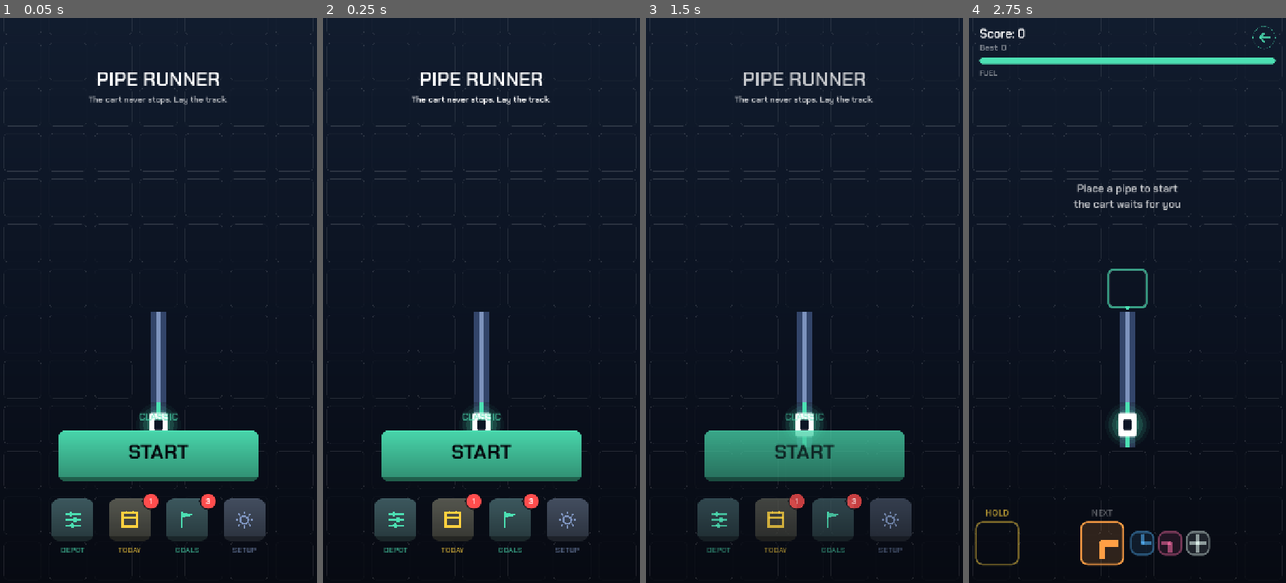
Above: before the commit, frames 1-4 (left to right).
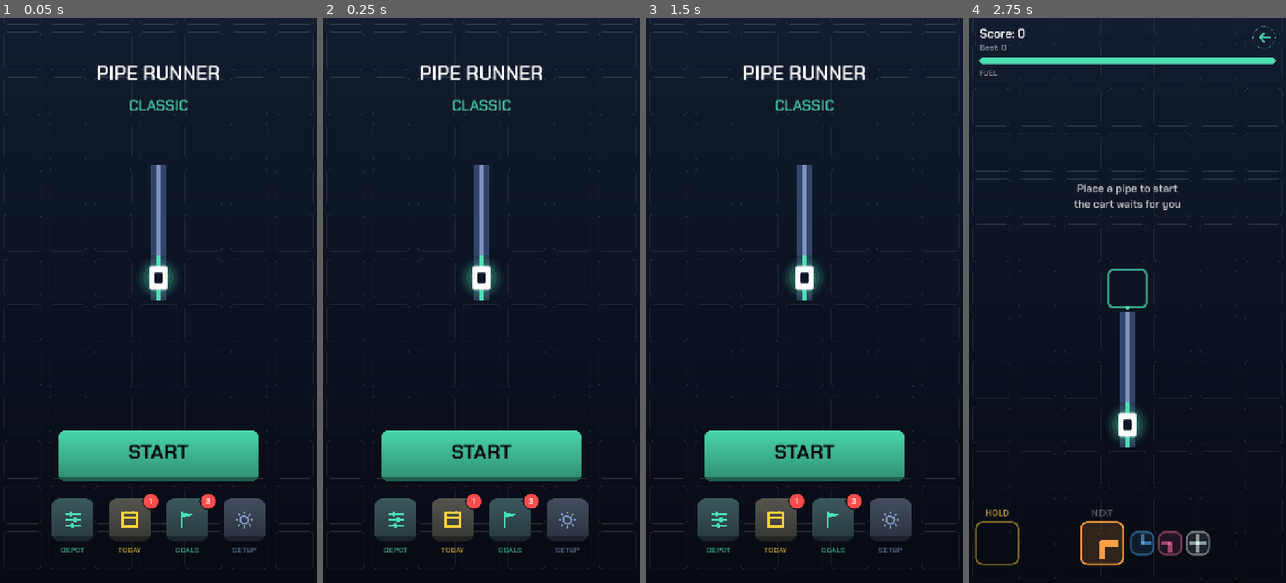
Above: after the commit, the same moments.

Repository: aznoran/piperunner
Game: Godot game, scene res://scenes/Main.tscn
Two runs of this game, one before a commit and one after it. Both use one fixed random seed, a clock stepped at 60 frames per second and the inputs below.
Inputs (mouse positions are in pixels of both pictures, inside the frame that each line leads up to):
- Up to frame 1 (0.05 s): no input
- Up to frame 2 (0.25 s): no input
- Up to frame 3 (1.5 s): click "START" at 0.5 s; click (940, 34) at 1.25 s
- Up to frame 4 (2.75 s): click "START" at 2 s

The runs differ from the first frame. In frame 1, 6.1% of the frame differs, in the area x 1-99%, y 0-100%; in frame 2, 6.1%; in frame 3, 12%; in frame 4, nothing differs.

Commit message:
Lift the cart off the run key, name the mode under the title
The cart sat directly on top of START — ugly, and a mis-tap waiting to
happen. On the title screen the camera now holds it at 46% of the screen
instead of the 72% used in play, which is a menu-only anchor rather than a
change to how a run is framed.

CLASSIC moves under the title, at title scale, so it reads as the mode you
are about to play rather than as a caption on a key. The tagline is gone.

Also hardens every route back to the menu, after a report of dead buttons
after a run that I could not reproduce: opening the menu now kills any fade
still in flight and snaps every layer to opaque before fading in, and
_show_menu resets the transition-owned flags so a menu reached from the title,
the back key or the game-over card is in the same state. input_check now
drives two full laps through real clicks, including a retry.

Co-Authored-By: Claude Opus 5 (1M context) <noreply@anthropic.com>
Claude-Session: https://claude.ai/code/session_01CFYbRtdtb1UhkaJakFte7B

Diff:
--- a/scenes/MainMenu.tscn
+++ b/scenes/MainMenu.tscn
@@ -64,24 +64,24 @@
 [node name="Title" type="Label" parent="."]
 anchors_preset = 10
 anchor_right = 1.0
-offset_top = 110.0
-offset_bottom = 190.0
+offset_top = 96.0
+offset_bottom = 168.0
 grow_horizontal = 2
 mouse_filter = 2
 theme_override_font_sizes/font_size = 44
 text = "PIPE RUNNER"
 horizontal_alignment = 1
 
-[node name="Tagline" type="Label" parent="."]
-modulate = Color(1, 1, 1, 0.6)
+[node name="ModeLabel" type="Label" parent="."]
+unique_name_in_owner = true
 anchors_preset = 10
 anchor_right = 1.0
-offset_top = 172.0
-offset_bottom = 210.0
-grow_horizontal = 2
-mouse_filter = 2
-theme_override_font_sizes/font_size = 19
-text = "The cart never stops. Lay the track."
+offset_top = 176.0
+offset_bottom = 232.0
+grow_horizontal = 2
+mouse_filter = 2
+theme_override_font_sizes/font_size = 34
+text = "CLASSIC"
 horizontal_alignment = 1
 
 [node name="Bar" type="Control" parent="."]
@@ -98,13 +98,6 @@
 mouse_filter = 2
 alignment = 2
 theme_override_constants/separation = 16
-
-[node name="ModeLabel" type="Label" parent="Bar/Column"]
-unique_name_in_owner = true
-layout_mode = 2
-theme_override_font_sizes/font_size = 22
-text = "CLASSIC"
-horizontal_alignment = 1
 
 [node name="StartRow" type="CenterContainer" parent="Bar/Column"]
 layout_mode = 2
--- a/scripts/main.gd
+++ b/scripts/main.gd
@@ -13,6 +13,8 @@
 ## board is a touch slower so the two do not finish on the same frame.
 const MENU_FADE := 0.24
 const WORLD_REVEAL := 0.55
+## Where the cart sits on the title screen, as a fraction of screen height.
+const MENU_CAMERA_ANCHOR := 0.46
 ## Prototype shake, expressed against its 68 px cell so it scales with layout.
 const SHAKE_REFERENCE_CELL := 68.0
 
@@ -178,6 +180,13 @@
 func _show_menu() -> void:
 	state = State.MENU
 	daily_mode = false
+	# Every transition-owned flag goes back to its resting value here, so a
+	# menu reached from any direction — title, back key, game over — is in the
+	# same state.
+	_death_pause = 0.0
+	_banner_left = 0.0
+	_input.enabled = false
+	_input.cancel()
 	_board.reveal = 1.0
 	_input.enabled = false
 	_queue_bar.visible = false
@@ -188,6 +197,7 @@
 	_board.hide_frontier()
 	# The title screen sits over a live but empty board.
 	_prepare_board(false)
+	_snap_camera()
 	_overlay.hide_overlay()
 	_menu.open()
 
@@ -316,7 +326,11 @@
 ## No dead zone: it banks up drift and then snaps, which felt worse.
 func _camera_target() -> float:
 	var viewport_height := get_viewport_rect().size.y
-	return _cart.position.y - (balance.camera_anchor - 0.5) * viewport_height
+	# On the title screen the cart sits higher up: at the play anchor it lands
+	# right on top of the run key, which is both ugly and a mis-tap waiting to
+	# happen.
+	var anchor: float = MENU_CAMERA_ANCHOR if state == State.MENU else balance.camera_anchor
+	return _cart.position.y - (anchor - 0.5) * viewport_height
 
 
 func _snap_camera() -> void:
--- a/scripts/main_menu.gd
+++ b/scripts/main_menu.gd
@@ -72,6 +72,15 @@
 	visible = true
 	_close_panels()
 	_refresh()
+	# Snap to fully visible before fading in. A transition left half-finished
+	# — an interrupted fade, a callback that fired late — could otherwise leave
+	# the menu drawn but transparent, or hidden underneath itself: it looks
+	# open and swallows every tap.
+	if _fade_tween != null and _fade_tween.is_valid():
+		_fade_tween.kill()
+	for child in get_children():
+		if child is CanvasItem:
+			(child as CanvasItem).modulate.a = 1.0
 	_fade(1.0, FADE_TIME)
 
 
@@ -128,7 +137,7 @@
 	_paint_key(%DailyButton, skin, skin.warn, false)
 	_paint_key(%QuestsButton, skin, skin.accent, false)
 	_paint_key(%SettingsButton, skin, skin.pipe_core, false)
-	%ModeLabel.add_theme_color_override("font_color", Color(skin.accent, 0.65))
+	%ModeLabel.add_theme_color_override("font_color", Color(skin.accent, 0.85))
 
 	for path in ["%CloseHow", "%CloseSettings", "%CloseUpgrades", "%CloseQuests",
 			"%HowToButton", "%LocationButton", "%CartButton", "%DebugUnlockButton"]:
--- a/tests/input_check.gd
+++ b/tests/input_check.gd
@@ -70,6 +70,49 @@
 			_click(menu.get_node("%StartButton"))
 		13:
 			_ok(main.state == 1, "and a run can be started again")
+			# Play it out: commit a pipe, crash, then leave through the
+			# game-over card — the path a real player takes every run.
+			main._try_place(Vector2i(3, 4))
+			main._die("Derailed")
+		14:
+			main._death_pause = 0.0
+			main._overlay.show_game_over("Derailed", 12, 4, false, false)
+		15:
+			_click(main._overlay.get_node("%MenuButton"))
+		16:
+			_ok(main.state == 0, "the game-over card returns to the menu")
+		17:
+			_click(menu.get_node("%SettingsButton"))
+		18:
+			_ok(menu.get_node("%SettingsPanel").visible,
+				"the menu still responds after a finished run")
+			_click(menu.get_node("%CloseSettings"))
+		19:
+			# Second lap, entirely through real clicks: retry from the card,
+			# crash again, then back to the menu.
+			_click(menu.get_node("%StartButton"))
+		20:
+			main._try_place(Vector2i(3, 4))
+			main._die("Derailed")
+		21:
+			main._death_pause = 0.0
+			main._overlay.show_game_over("Derailed", 7, 3, false, false)
+		22:
+			_click(main._overlay.get_node("%RetryButton"))
+		23:
+			_ok(main.state == 1, "retry starts another run")
+			main._try_place(Vector2i(3, 4))
+			main._die("Derailed")
+		24:
+			main._death_pause = 0.0
+			main._overlay.show_game_over("Derailed", 9, 3, false, false)
+		25:
+			_click(main._overlay.get_node("%MenuButton"))
+		26:
+			_click(menu.get_node("%UpgradesButton"))
+		27:
+			_ok(menu.get_node("%UpgradesPanel").visible,
+				"the menu still responds after two runs and a retry")
 			print("--- %d checks, %d failed ---" % [checks, failures])
 			quit(1 if failures > 0 else 0)
 			return true
